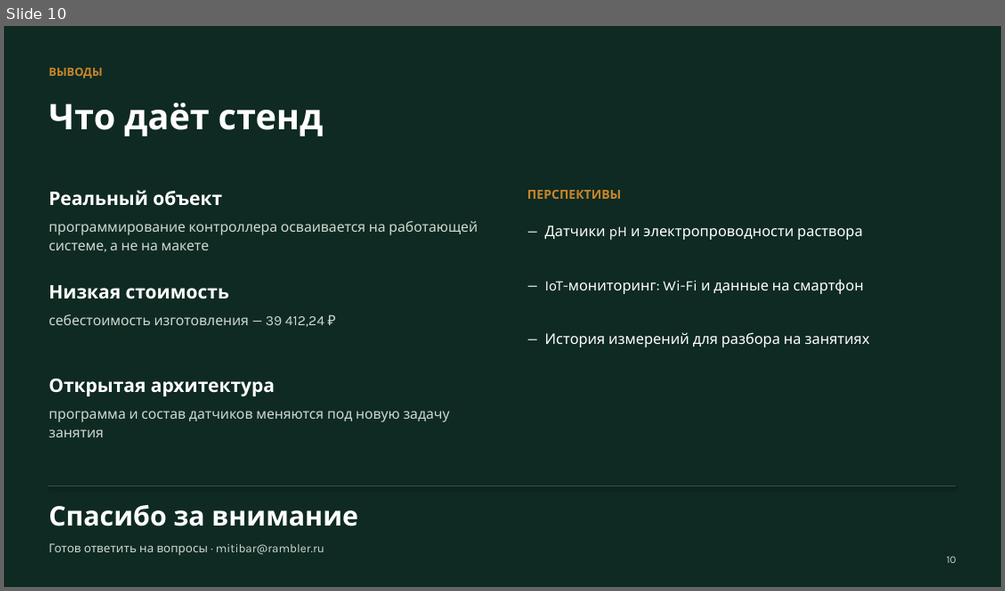
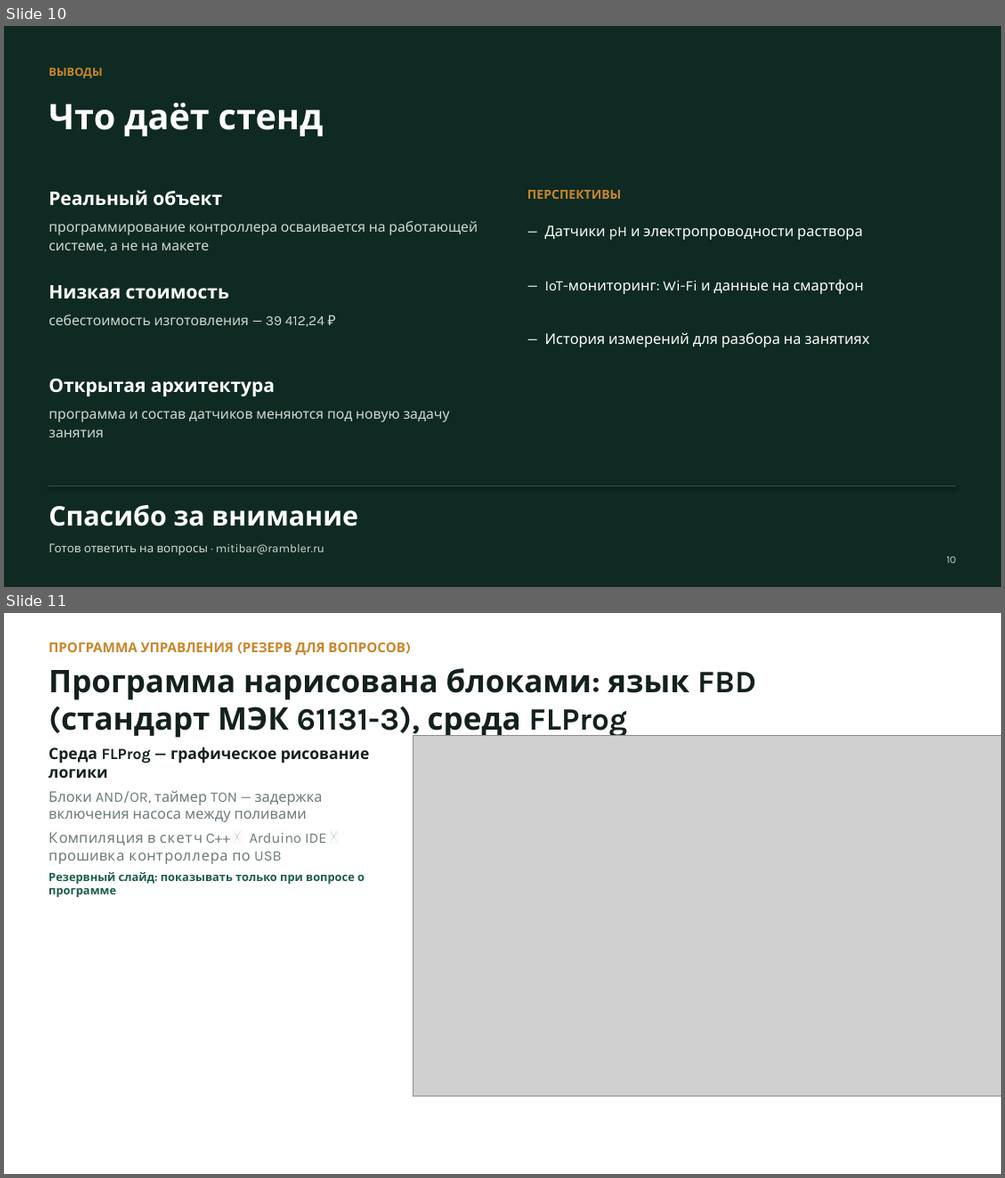
Before and after one commit to DimaNikolaevi4/Konkurs, a slide deck: Гидропоника-заявка-2026/Презентация_Чагин_Гидропоника.pptx. Shown one above the other, each under a label of ours: slide 10 before the commit, slides 10 and 11 after it. The pictures are 1005x591 and 1005x1178 pixels, drawn with LibreOffice and Linux fonts; fonts in the diff are those of the drawing; grey boxes stand for pictures. Boxes give left, top, right and bottom in pixels: in the first picture for what was removed or moved away, otherwise in the second. Text is boxed around its words. In the diff, an @@ line names an element or a change of style, - is before the commit and + after.

```diff
--- a/Гидропоника-заявка-2026/Презентация_Чагин_Гидропоника.pptx
+++ b/Гидропоника-заявка-2026/Презентация_Чагин_Гидропоника.pptx
@@ slide 11 added at [4, 613, 1001, 1174], background #FFFFFF @@
@@ text added at [48, 642, 756, 738], 30 pt, text #14211B, bold @@
+ПРОГРАММА УПРАВЛЕНИЯ (РЕЗЕРВ ДЛЯ ВОПРОСОВ)
+Программа нарисована блоками: язык FBD (стандарт МЭК 61131-3), среда FLProg
@@ picture added at [413, 736, 1001, 1095] @@
@@ text added at [48, 747, 370, 897], 14 pt, text #6E7C75 @@
+Среда FLProg — графическое рисование логики
+Блоки AND/OR, таймер TON — задержка включения насоса между поливами
+Компиляция в скетч C++ → Arduino IDE → прошивка контроллера по USB
+Резервный слайд: показывать только при вопросе о программе
```
Also in this commit, not shown: 1 slide changed, 1 other slide added, 1 other file.
